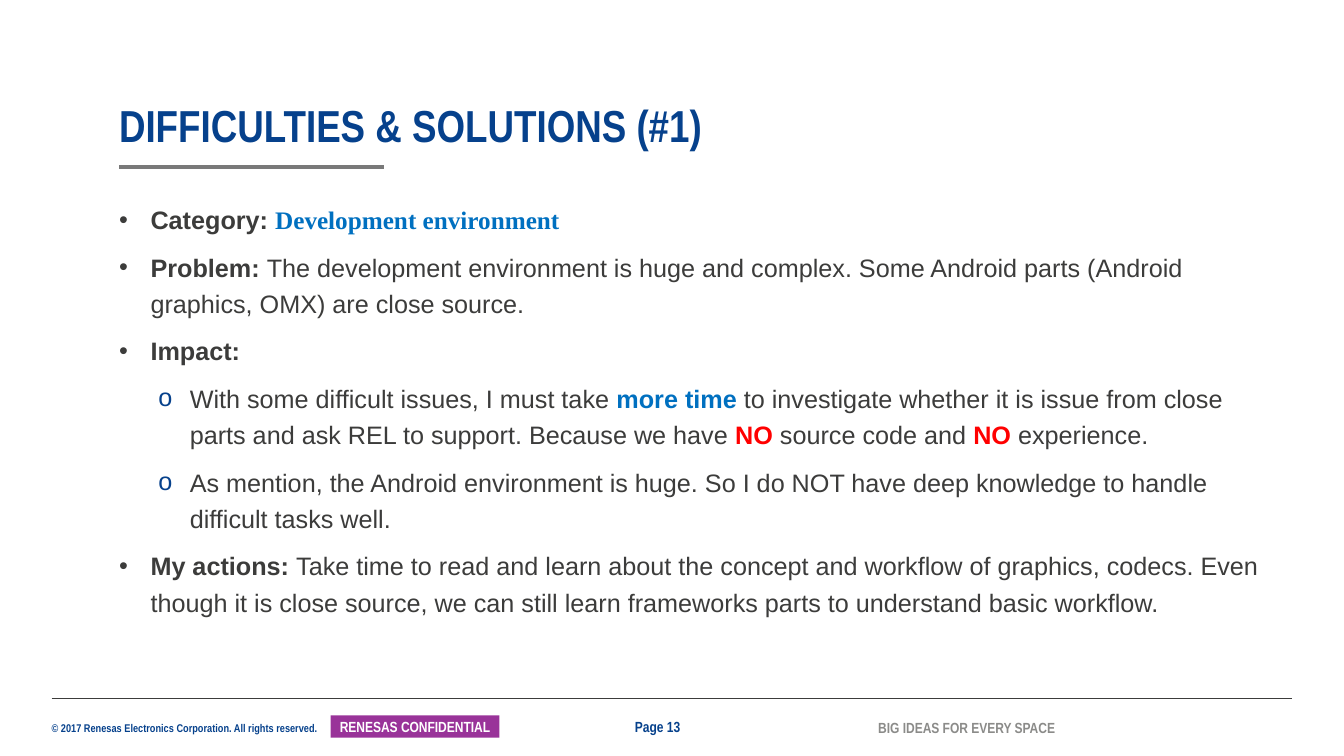
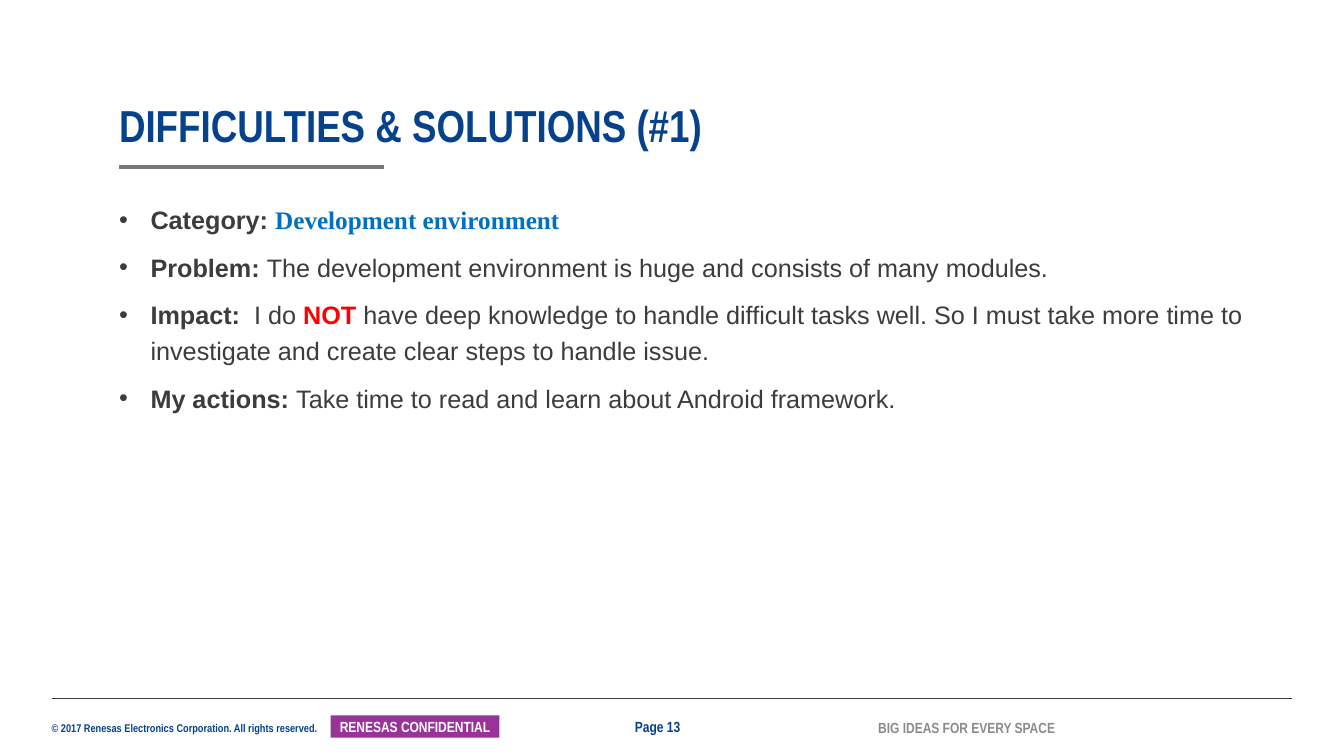
Before and after one commit to tranchikha/myapplication, a slide deck: slide 13 of LAST_TERM/2042_TranChiKha_SS32_MentorMentee_26G.pptx. Drawn at 1344x756 pixels with LibreOffice and Linux fonts; fonts in the diff are those of the drawing; background and template pictures are left out. Boxes give left, top, right and bottom in pixels: in the first picture for what was removed or moved away, otherwise in the second. Text is boxed around its words. In the diff, an @@ line names an element or a change of style, - is before the commit and + after.

```diff
--- a/LAST_TERM/2042_TranChiKha_SS32_MentorMentee_26G.pptx
+++ b/LAST_TERM/2042_TranChiKha_SS32_MentorMentee_26G.pptx
@@ text at [151,258,1242,414]: text changed @@
-• Problem: The development environment is huge and complex. Some Android parts (Android graphics, OMX) are close source.
-• Impact:
-    o With some difficult issues, I must take more time to investigate whether it is issue from close parts and ask REL to support. Because we have NO source code and NO experience.
-    o As mention, the Android environment is huge. So I do NOT have deep knowledge to handle difficult tasks well.
-• My actions: Take time to read and learn about the concept and workflow of graphics, codecs. Even though it is close source, we can still learn frameworks parts to understand basic workflow.
+• Problem: The development environment is huge and consists of many modules.
+• Impact: I do NOT have deep knowledge to handle difficult tasks well. So I must take more time to investigate and create clear steps to handle issue.
+• My actions: Take time to read and learn about Android framework.
```
Also in this commit, not shown: 6 other slides changed, 1 other file.
